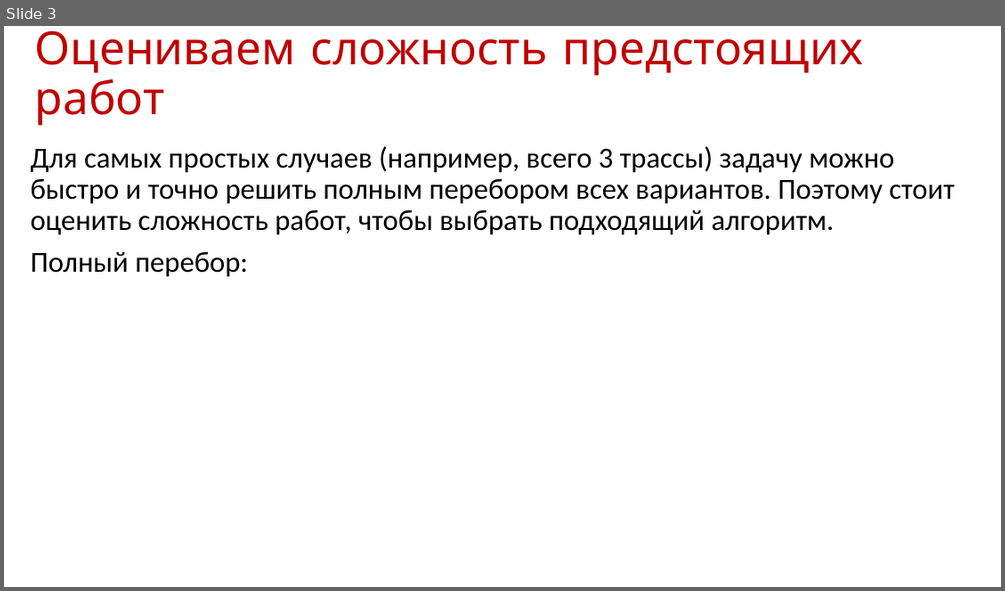
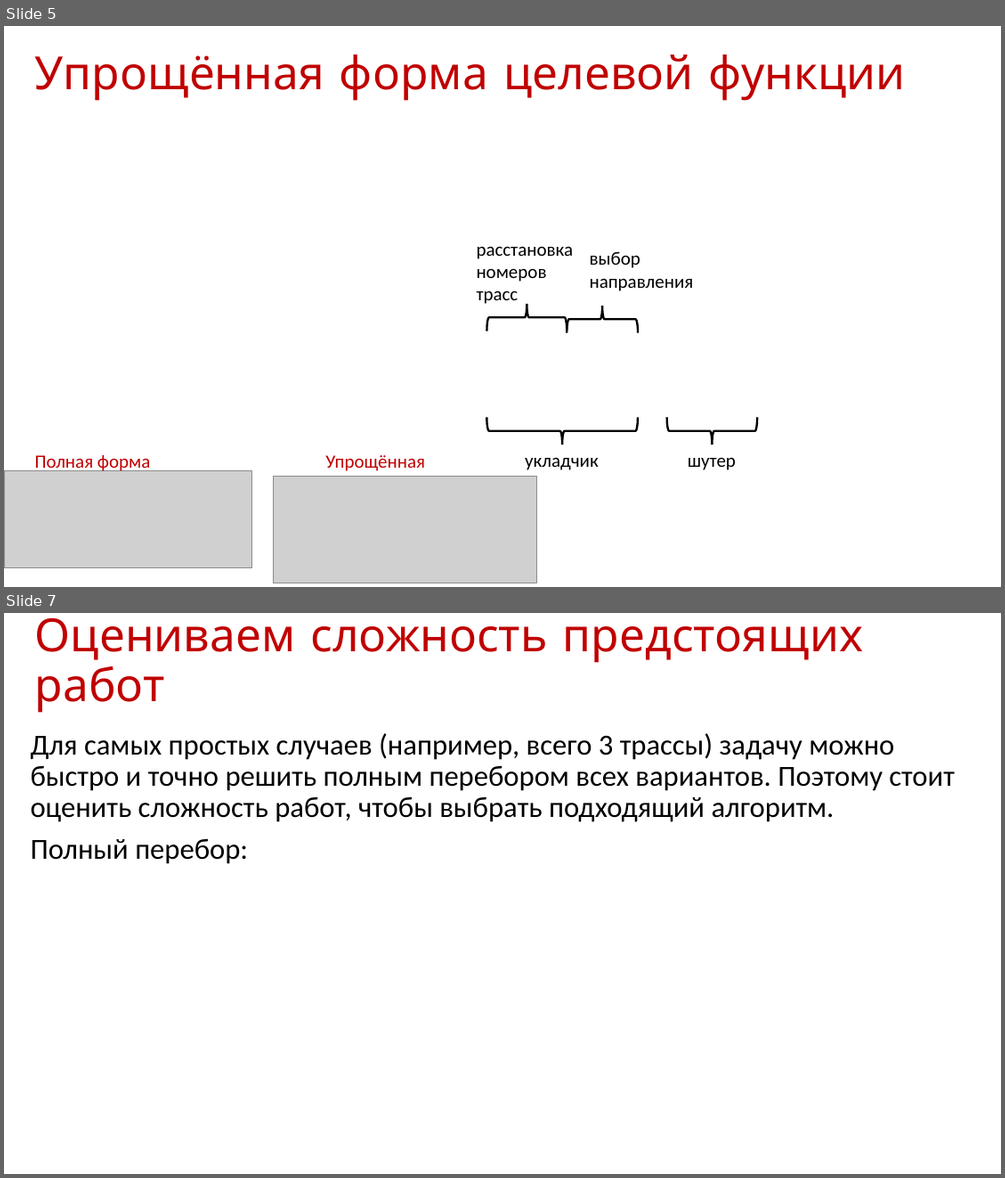
Before and after one commit to strawfill/ship, a slide deck: Оптимизация.pptx. Shown one above the other, each under a label of ours: slide 3 before the commit, slides 5 and 7 after it; the slides between them are not shown. The pictures are 1005x591 and 1005x1178 pixels, drawn with LibreOffice and Linux fonts; fonts in the diff are those of the drawing; grey boxes stand for pictures. Boxes give left, top, right and bottom in pixels: in the first picture for what was removed or moved away, otherwise in the second. Text is boxed around its words. In the diff, an @@ line names an element or a change of style, - is before the commit and + after.

```diff
--- a/Оптимизация.pptx
+++ b/Оптимизация.pptx
@@ slide 5 added at (4, 26, 1001, 587), background #FFFFFF @@
@@ title added at (35, 54, 906, 101), 44 pt, text #C00000 @@
+Упрощённая форма целевой функции
@@ text added at (477, 246, 574, 304), 18 pt, text #000000 @@
+расстановка
+номеров
+трасс
@@ text added at (590, 251, 694, 291), 18 pt, text #000000 @@
+выбор
+направления
@@ left brace added at (486, 304, 566, 330), outline #000000 2 pt @@
@@ left brace added at (566, 306, 638, 333), outline #000000 2 pt @@
@@ left brace added at (486, 417, 638, 444), outline #000000 2 pt @@
@@ left brace added at (667, 418, 758, 444), outline #000000 2 pt @@
@@ picture added at (4, 471, 251, 568) @@
@@ text added at (35, 454, 150, 473), 18 pt, text #C00000 @@
+Полная форма
@@ picture added at (273, 476, 536, 583) @@
@@ text added at (325, 455, 425, 471), 18 pt, text #C00000 @@
+Упрощённая
@@ text added at (525, 457, 599, 470), 18 pt, text #000000 @@
+укладчик
@@ text added at (688, 457, 736, 470), 18 pt, text #000000 @@
+шутер
@@ what was slide 3 is now slide 7 @@
```
Also in this commit, not shown: 3 slides changed, 3 other slides added.
